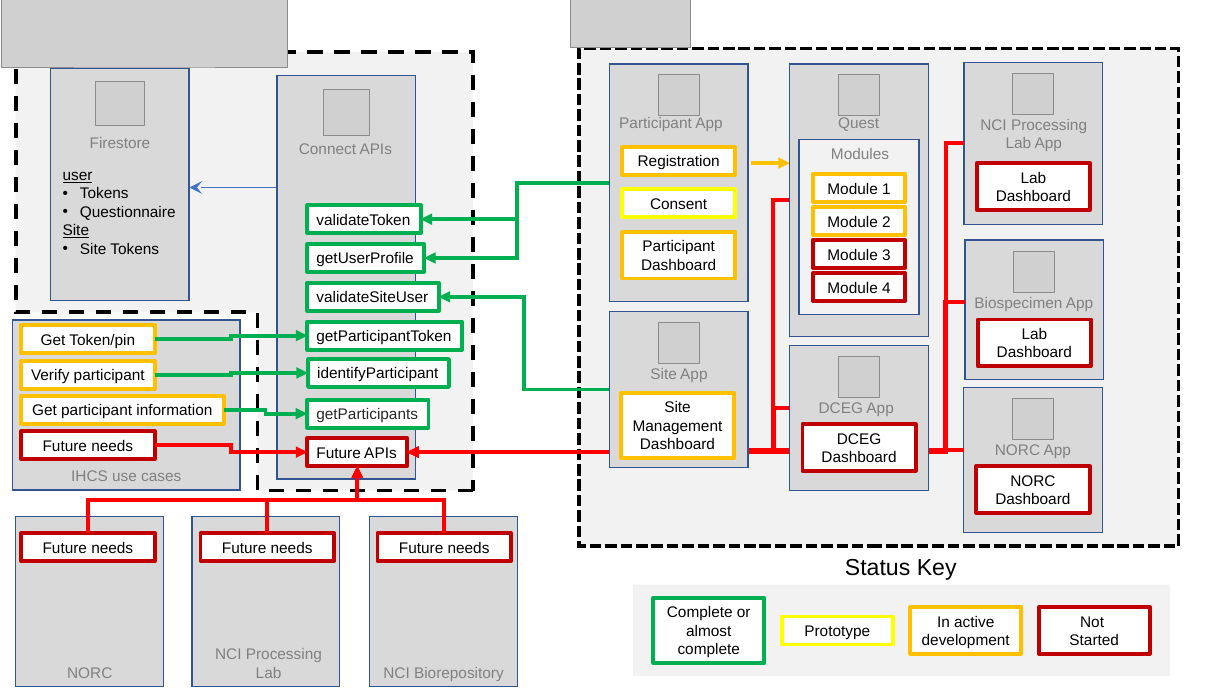
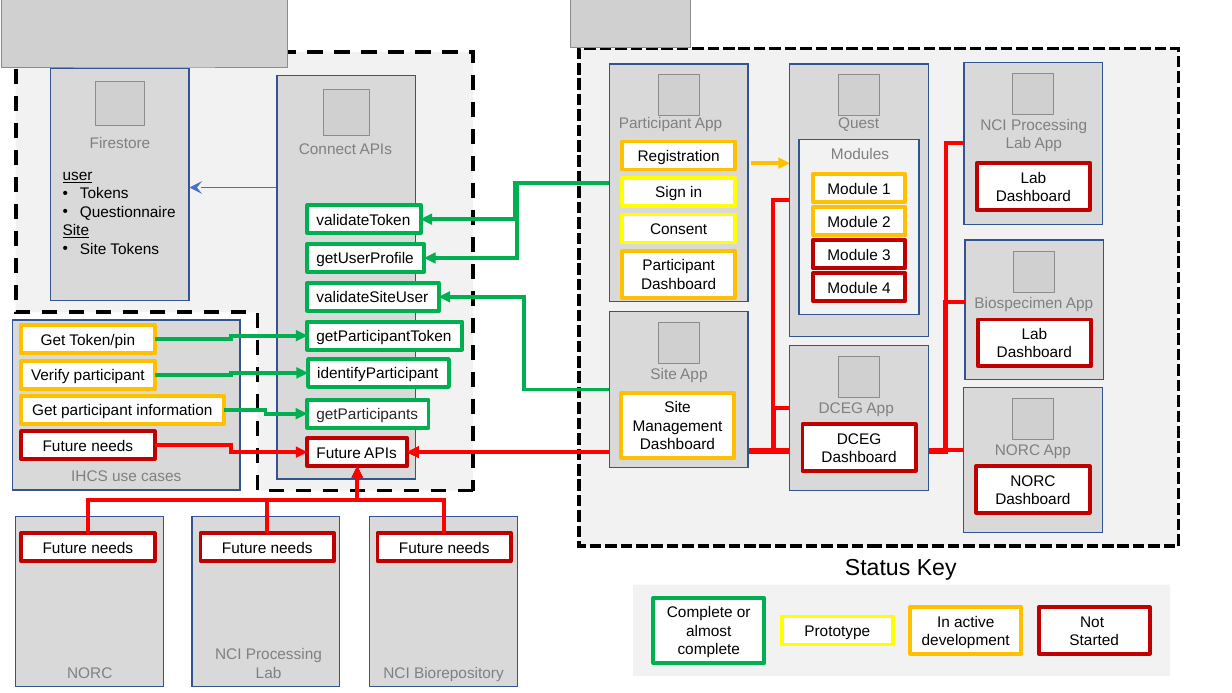
Before and after one commit to episphere/doc, a slide deck: slide 1 of ArchitectureOverviewStatus.pptx. Drawn at 1232x693 pixels with LibreOffice and Linux fonts; fonts in the diff are those of the drawing; grey boxes stand for pictures. Boxes give left, top, right and bottom in pixels: in the first picture for what was removed or moved away, otherwise in the second. Text is boxed around its words. In the diff, an @@ line names an element or a change of style, - is before the commit and + after.

Commit message:
added Sign in

```diff
--- a/ArchitectureOverviewStatus.pptx
+++ b/ArchitectureOverviewStatus.pptx
@@ rectangle "Registration": place and size @@
-rectangle "Registration" at box(622, 147, 736, 175)
+rectangle "Registration" at box(622, 141, 736, 169)
@@ rectangle added at box(622, 178, 736, 206), fill #FFFFFF, outline #FFFF00 3 pt, 12 pt, text #000000 @@
+Sign in
@@ elbow arrow (610, 183) - (421, 219): route changed @@
@@ rectangle "Consent": place and size @@
-rectangle "Consent" at box(622, 189, 736, 217)
+rectangle "Consent" at box(622, 214, 736, 242)
@@ rectangle "Participant Dashboard": place and size @@
-rectangle "Participant Dashboard" at box(622, 232, 736, 278)
+rectangle "Participant Dashboard" at box(622, 251, 736, 298)
```
Also in this commit, not shown: 1 other file.
